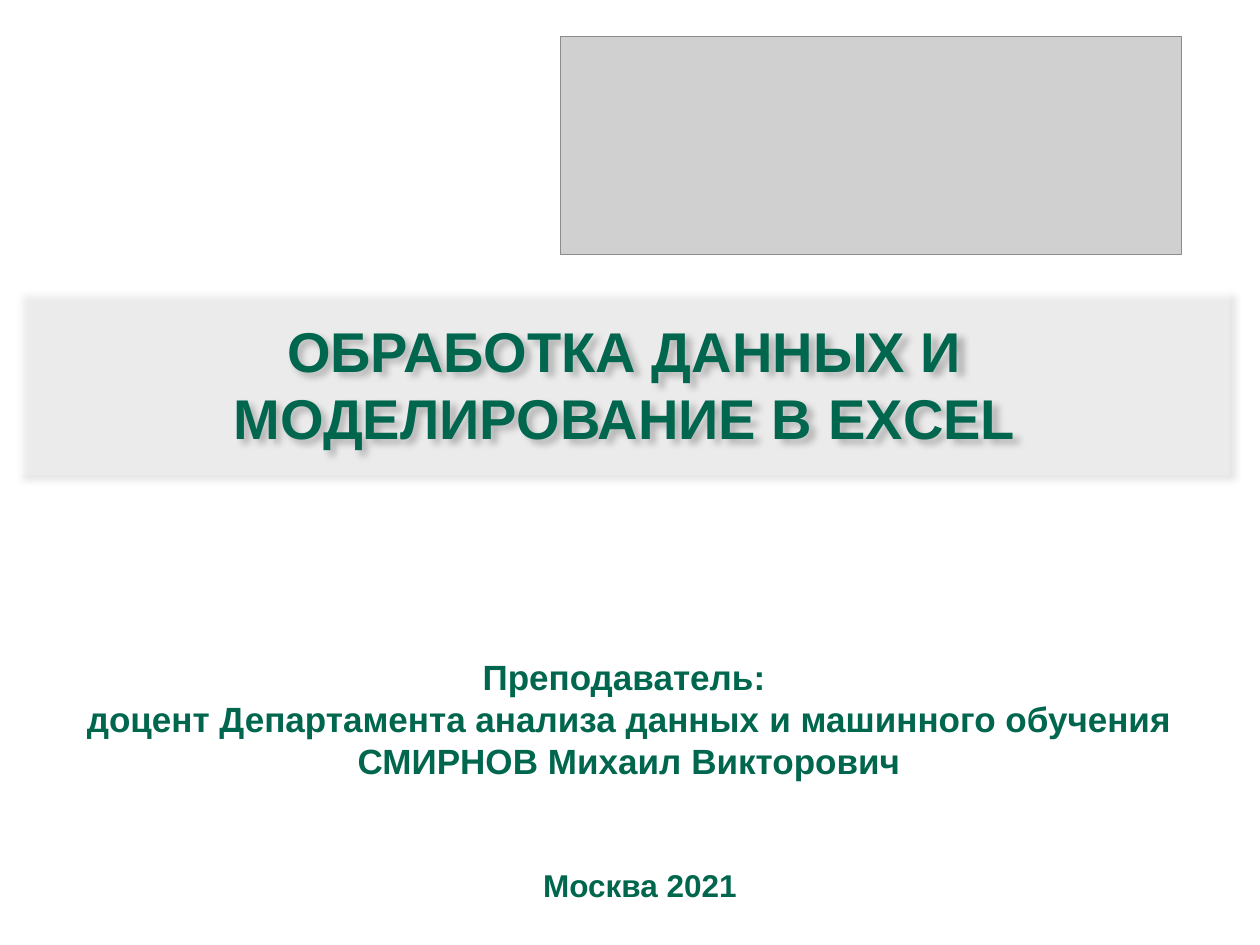
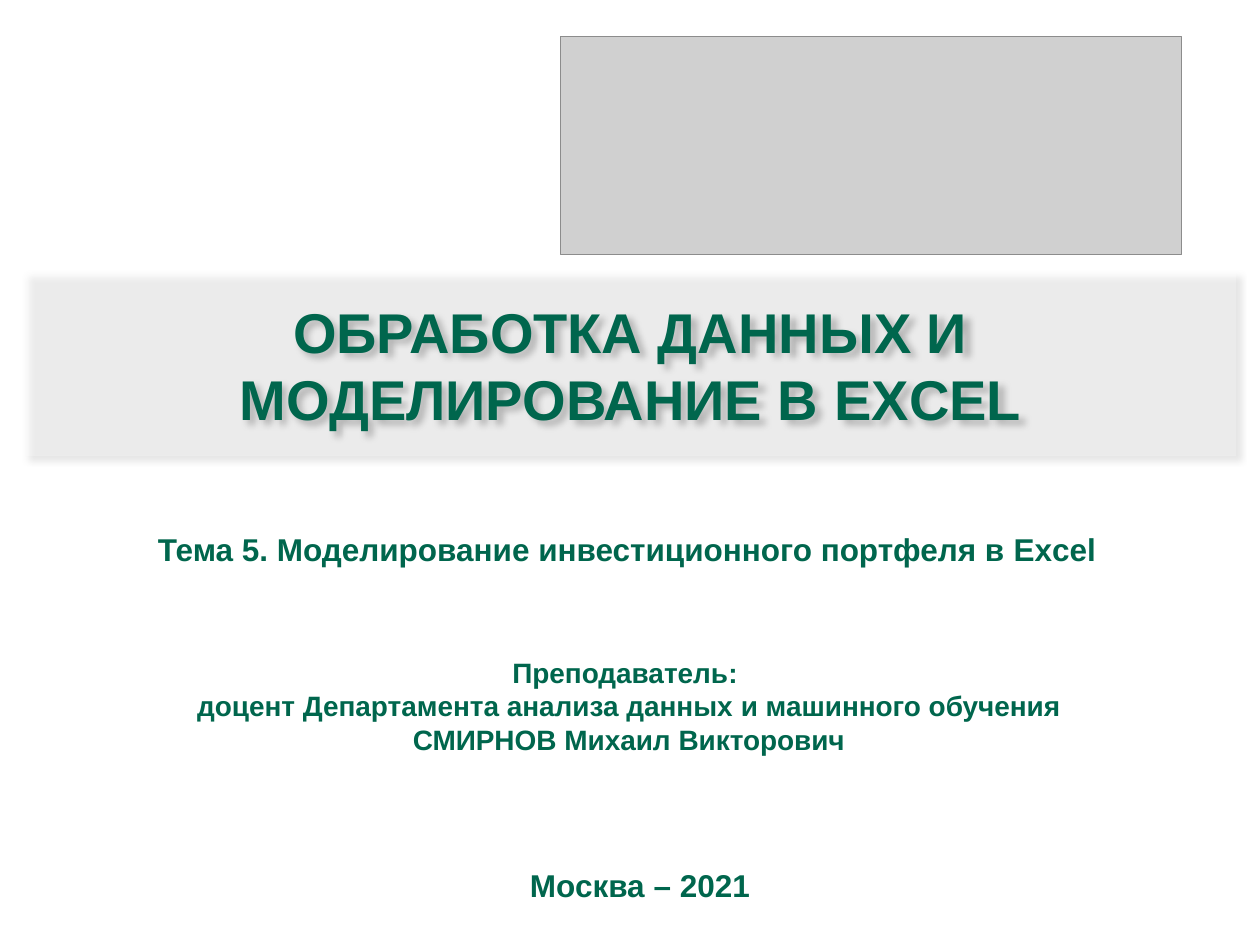
Before and after one commit to mvs0301/ODMExcel, a slide deck: slide 1 of Topic 5/Лек 5 Инв портфель в Excel.pptx. Drawn at 1260x945 pixels with LibreOffice and Linux fonts; fonts in the diff are those of the drawing; grey boxes stand for pictures. Boxes give left, top, right and bottom in pixels: in the first picture for what was removed or moved away, otherwise in the second. Text is boxed around its words. In the diff, an @@ line names an element or a change of style, - is before the commit and + after.

```diff
--- a/Topic 5/Лек 5 Инв портфель в Excel.pptx
+++ b/Topic 5/Лек 5 Инв портфель в Excel.pptx
@@ title "ОБРАБОТКА ДАННЫХ И МОДЕЛИРОВАНИЕ В ...": place and size @@
-title "ОБРАБОТКА ДАННЫХ И МОДЕЛИРОВАНИЕ В ..." at <box>19,292,1230,476</box>
+title "ОБРАБОТКА ДАННЫХ И МОДЕЛИРОВАНИЕ В ..." at <box>25,272,1236,456</box>
@@ text added at <box>158,538,1096,567</box>, 18 pt, text #00664D, bold @@
+Тема 5. Моделирование инвестиционного портфеля в Excel
@@ text at <box>512,663,737,688</box>: size 20 to 16 pt in "Преподаватель:" @@
@@ text at <box>197,695,1060,755</box>: text changed; size 20 to 16 pt @@
-доцент Департамента анализа данных и машинного обучения СМИРНОВ Михаил Викторович
+доцент Департамента анализа данных и машинного обучения
+СМИРНОВ Михаил Викторович
@@ text at <box>530,875,750,898</box>: text changed @@
-Москва 2021
+Москва – 2021
```
